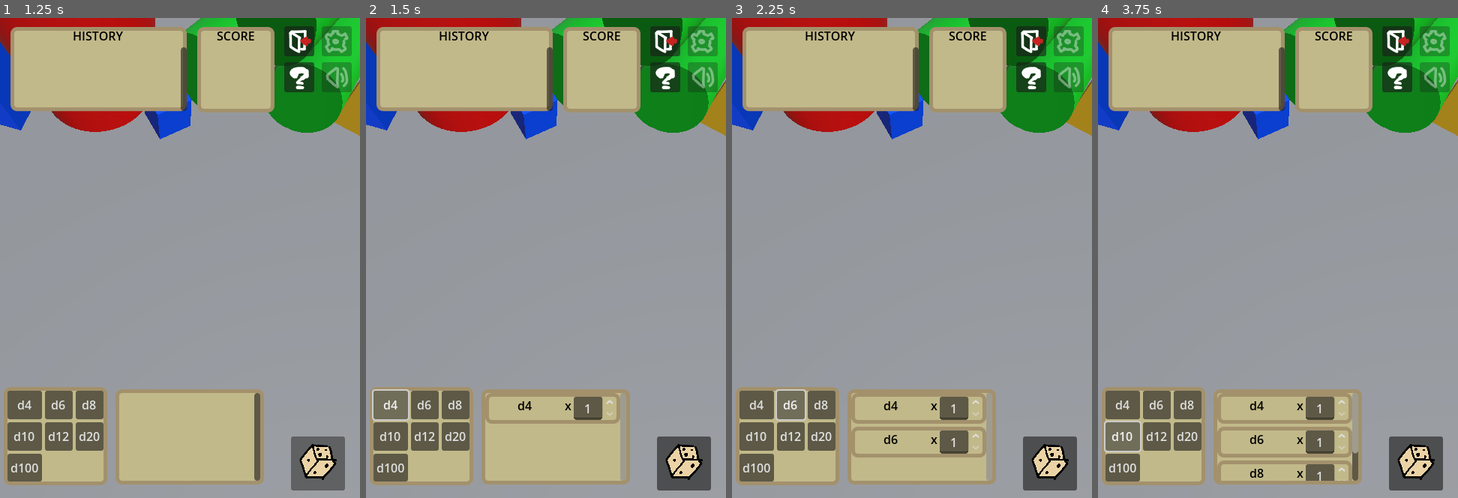
Above: before the commit, frames 1-4 (left to right).
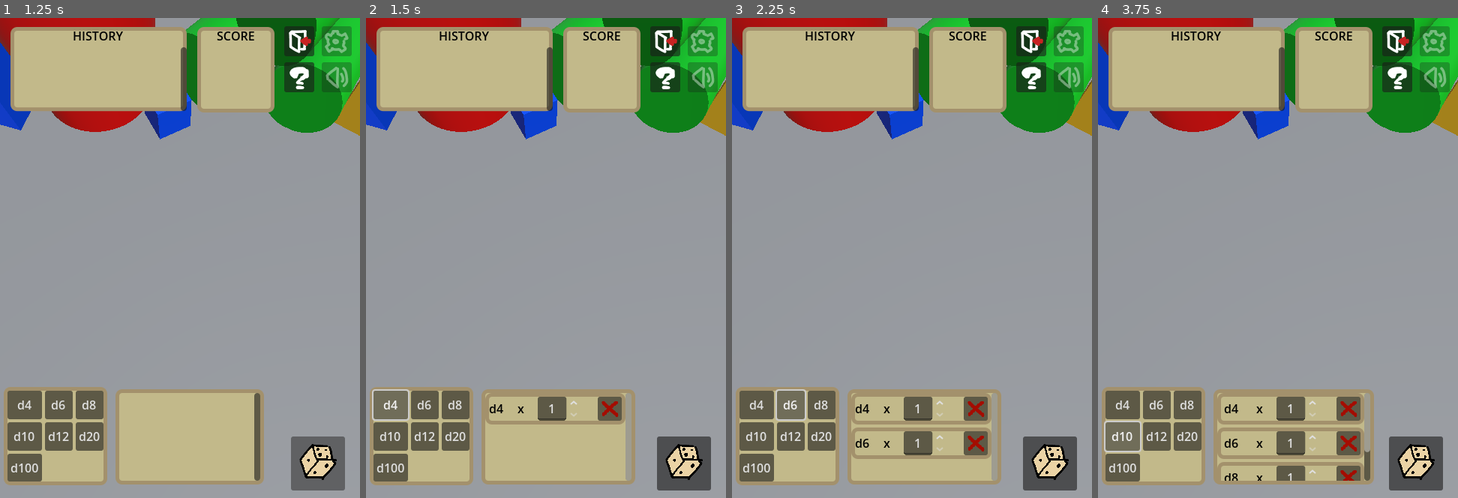
Above: after the commit, the same moments.

Repository: connie-bb/dalmation
Game: Godot game, scene res://main.tscn
The game is run twice, just before and just after one commit, with the same random seed, the same clock (stepped at 60 frames per second) and the same inputs.
Inputs (mouse positions are in pixels of both pictures, inside the frame that each line leads up to):
- Up to frame 1 (1.25 s): click (316, 464) at 0.5 s
- Up to frame 2 (1.5 s): click "d4" at 1.25 s
- Up to frame 3 (2.25 s): click "d6" at 2 s
- Up to frame 4 (3.75 s): click "d8" at 2.75 s; click "d10" at 3.5 s

Frame 1 is identical in both runs. In frame 2, 1.9% of the frame differs, in the area x 33-75%, y 77-98%; in frame 3, 3.2%; in frame 4, 4.4%, in the area x 33-77%, y 77-98%.

Commit message:
feat: delete button on roll editor

Diff:
--- a/backend/conductor.gd
+++ b/backend/conductor.gd
@@ -55,3 +55,6 @@
 
 func _on_roll_editor_panel_count_changed( count: int, dice_group: DiceGroup ):
 	dice_group.count = count
+
+func _on_roll_editor_panel_deleted( dice_group ):
+	roll_editor.remove_group( dice_group )
--- a/backend/roll_editor.gd
+++ b/backend/roll_editor.gd
@@ -39,6 +39,9 @@
 	if group.count <= 0:
 		spawnlist.erase( type )
 
+func remove_group( group: DiceGroup ):
+	spawnlist.erase( spawnlist.find_key( group ) )
+
 func duplicate_spawnlist() -> Dictionary[ Die.TYPES, DiceGroup ]:
 	var new_spawnlist: Dictionary[ Die.TYPES, DiceGroup ]
 	for type in spawnlist.keys():
--- a/gui/roll_editor_panel/roll_editor_panel.gd
+++ b/gui/roll_editor_panel/roll_editor_panel.gd
@@ -16,6 +16,7 @@
 	Die.TYPES.D_PERCENTILE_10S: "d100",
 }
 signal count_changed( count: int, dice_group: DiceGroup )
+signal deleted( dice_group: DiceGroup )
 
 func _ready():
 	for row in table.get_children():
@@ -28,9 +29,13 @@
 	row.type_label.text = DIE_TYPE_TO_STRING[ dice_group.die_type ]
 	row.count_spinbox.value = dice_group.count
 	row.count_changed.connect( _on_row_count_changed )
+	row.deleted.connect( _on_row_deleted )
 
 func _on_row_count_changed( count: int, dice_group: DiceGroup ):
 	count_changed.emit( count, dice_group )
+
+func _on_row_deleted( dice_group: DiceGroup ):
+	deleted.emit( dice_group )
 
 func update( spawnlist: Array[ DiceGroup ] ):
 	for row in table.get_children():
--- a/gui/roll_editor_panel/roll_editor_row.gd
+++ b/gui/roll_editor_panel/roll_editor_row.gd
@@ -10,6 +10,11 @@
 
 # Constant
 signal count_changed( count: int, dice_group: DiceGroup )
+signal deleted( dice_group: DiceGroup )
 
 func _on_count_spinbox_value_changed( value ):
 	count_changed.emit( value, dice_group )
+
+func _on_delete_button_pressed():
+	deleted.emit( dice_group )
+	queue_free()
--- a/gui/roll_editor_panel/roll_editor_row.tscn
+++ b/gui/roll_editor_panel/roll_editor_row.tscn
@@ -1,6 +1,7 @@
-[gd_scene load_steps=2 format=3 uid="uid://75v4cht4q0pg"]
+[gd_scene load_steps=3 format=3 uid="uid://75v4cht4q0pg"]
 
 [ext_resource type="Script" uid="uid://dn2adc2ykl2rd" path="res://gui/roll_editor_panel/roll_editor_row.gd" id="1_3fvru"]
+[ext_resource type="Texture2D" uid="uid://bxq3rhkyuusyw" path="res://gui/icons/x.png" id="2_41ktn"]
 
 [node name="roll_editor_row" type="PanelContainer"]
 anchors_preset = -1
@@ -20,12 +21,15 @@
 size_flags_vertical = 1
 text = "dn"
 horizontal_alignment = 1
+vertical_alignment = 1
 
 [node name="times" type="Label" parent="HBoxContainer"]
+custom_minimum_size = Vector2(38.85, 0)
 layout_mode = 2
 size_flags_vertical = 1
 text = "x"
 horizontal_alignment = 1
+vertical_alignment = 1
 
 [node name="count_spinbox" type="SpinBox" parent="HBoxContainer"]
 layout_mode = 2
@@ -36,4 +40,14 @@
 rounded = true
 alignment = 1
 
+[node name="invisible separator" type="Control" parent="HBoxContainer"]
+custom_minimum_size = Vector2(15.365, 0)
+layout_mode = 2
+
+[node name="delete_button" type="Button" parent="HBoxContainer"]
+layout_mode = 2
+size_flags_horizontal = 4
+icon = ExtResource("2_41ktn")
+
 [connection signal="value_changed" from="HBoxContainer/count_spinbox" to="." method="_on_count_spinbox_value_changed"]
+[connection signal="pressed" from="HBoxContainer/delete_button" to="." method="_on_delete_button_pressed"]
--- a/main.tscn
+++ b/main.tscn
@@ -471,3 +471,4 @@
 [connection signal="pressed" from="GUI/help_button" to="GUI" method="_on_help_button_pressed"]
 [connection signal="timeout" from="GUI/error_panel/display_timer" to="GUI/error_panel" method="_on_display_timeout"]
 [connection signal="count_changed" from="GUI/roll_editor_panel" to="Conductor" method="_on_roll_editor_panel_count_changed"]
+[connection signal="deleted" from="GUI/roll_editor_panel" to="Conductor" method="_on_roll_editor_panel_deleted"]
